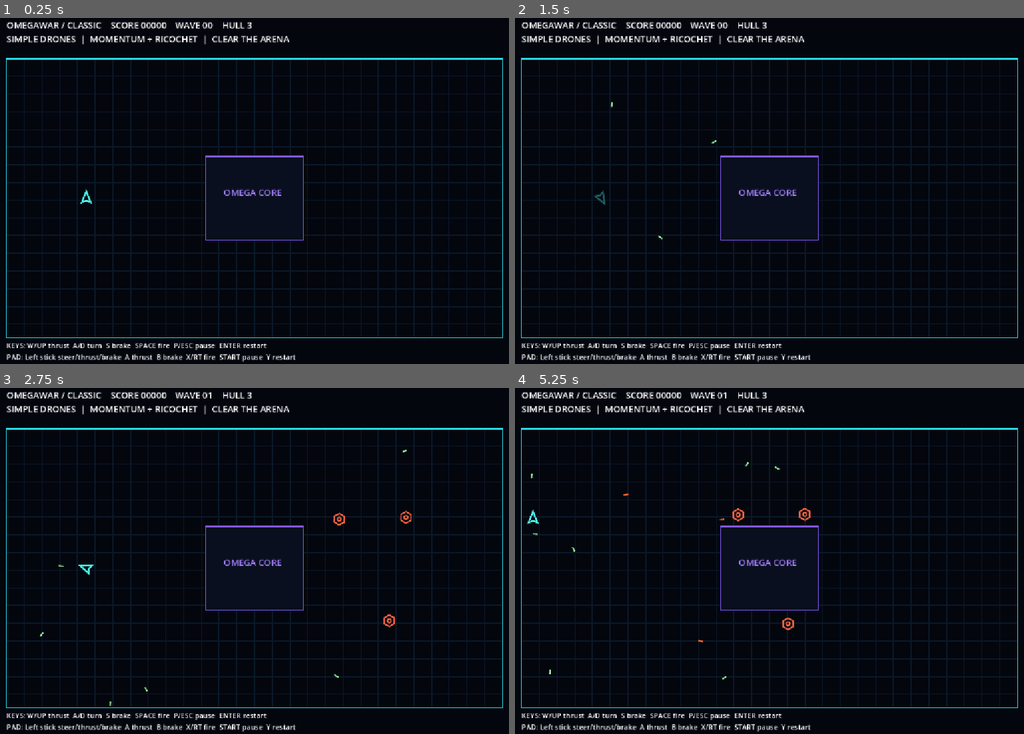
Above: before the commit, frames 1-4 (two rows, left to right).
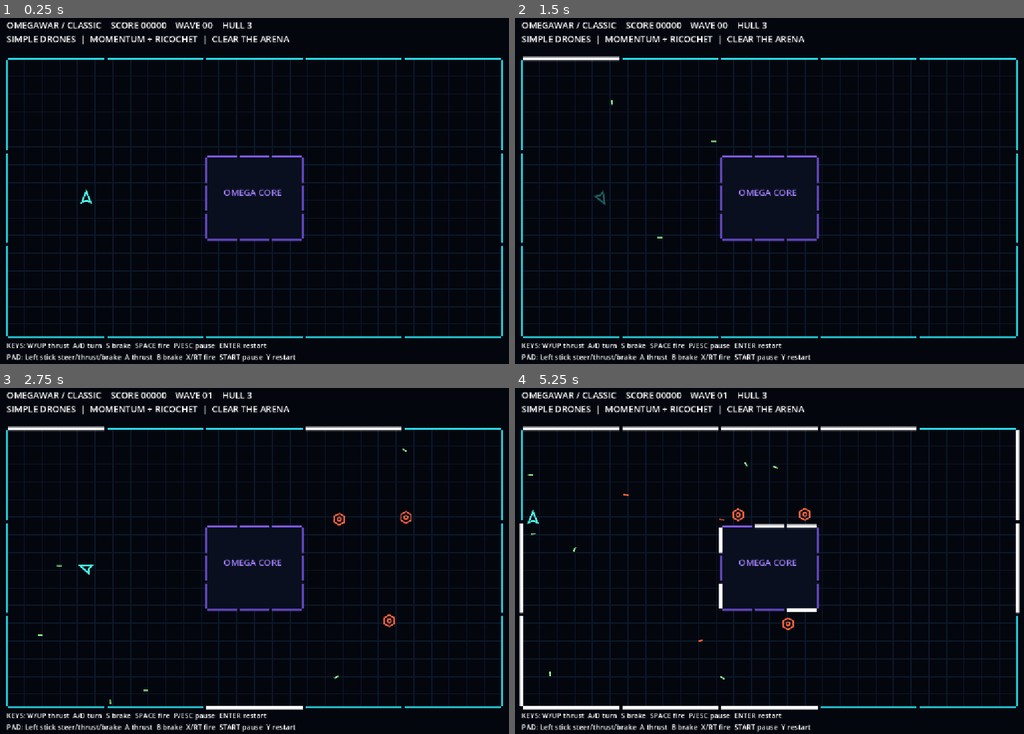
Above: after the commit, the same moments.

Repository: Jonty303/Project-OmegaWar
Game: Godot game, scene res://scenes/main.tscn
Same seed, same stepped clock (60 frames per second), same inputs: the game is played once before the commit and once after it.
Inputs:
- Up to frame 1 (0.25 s): no input
- Up to frame 2 (1.5 s): tap Enter (restart) at 0.5 s; hold D (turn_right) 0.53-1.28 s; hold Space (fire) 0.53-1.28 s; hold S (brake) from 1.28 s (still down); tap Space (fire) at 1.35 s
- Up to frame 3 (2.75 s): release S (brake) at 2.03 s; hold D (turn_right) from 2.03 s (still down); hold Space (fire) from 2.03 s (still down)
- Up to frame 4 (5.25 s): release D (turn_right) at 2.78 s; release Space (fire) at 2.78 s; hold W (thrust) 2.78-3.53 s; tap Space (fire) at 2.85, 4.35 s; hold Space (fire) 3.53-4.28 s; hold A (turn_left) 3.53-5.03 s; hold S (brake) from 5.03 s (still down); hold Space (fire) from 5.03 s (still down)

The runs differ from the first frame. In frame 1, 1.2% of the frame differs, in the area x 1-99%, y 11-93%; in frame 2, 1.5%; in frame 3, 2.1%; in frame 4, 4.0%, in the area x 0-100%, y 10-94%.

Commit message:
Segment arena walls and add directional shots with range disintegration

Diff:
--- a/scripts/arena.gd
+++ b/scripts/arena.gd
@@ -4,6 +4,94 @@
 
 const BOUNDS := Rect2(40, 110, 1120, 630)
 const CORE := Rect2(490, 330, 220, 190)
+const FLASH_SECONDS := 0.26
+
+signal wall_bounced(at: Vector2, speed: float)
+
+# Five sections along horizontal outer walls, three along vertical sides.
+# Segments also outline the central obstacle, each with independent flashes.
+var segments: Array[Dictionary] = []
+
+func _ready() -> void:
+	build_sections()
+
+func add_sections(a: Vector2, b: Vector2, count: int, inner: bool) -> void:
+	for i in range(count):
+		var start: Vector2 = a.lerp(b, float(i) / float(count))
+		var finish: Vector2 = a.lerp(b, float(i + 1) / float(count))
+		var tangent: Vector2 = (finish - start).normalized()
+		segments.append({
+			"a": start + tangent * 4.0,
+			"b": finish - tangent * 4.0,
+			"inner": inner,
+			"flash": 0.0
+		})
+
+func build_sections() -> void:
+	segments.clear()
+	var a: Vector2 = BOUNDS.position
+	var c: Vector2 = BOUNDS.end
+	add_sections(a, Vector2(c.x, a.y), 5, false)
+	add_sections(Vector2(c.x, a.y), c, 3, false)
+	add_sections(c, Vector2(a.x, c.y), 5, false)
+	add_sections(Vector2(a.x, c.y), a, 3, false)
+	a = CORE.position
+	c = CORE.end
+	add_sections(a, Vector2(c.x, a.y), 3, true)
+	add_sections(Vector2(c.x, a.y), c, 3, true)
+	add_sections(c, Vector2(a.x, c.y), 3, true)
+	add_sections(Vector2(a.x, c.y), a, 3, true)
+	queue_redraw()
+
+func reset_flashes() -> void:
+	for segment in segments:
+		segment["flash"] = 0.0
+	queue_redraw()
+
+func advance_flashes(delta: float) -> void:
+	var changed := false
+	for segment in segments:
+		var remaining: float = segment["flash"]
+		if remaining > 0.0:
+			segment["flash"] = maxf(0.0, remaining - delta)
+			changed = true
+	if changed:
+		queue_redraw()
+
+func flash_nearest(at: Vector2) -> void:
+	var best := -1
+	var best_distance := INF
+	for i in range(segments.size()):
+		var segment := segments[i]
+		var nearest: Vector2 = Geometry2D.get_closest_point_to_segment(at, segment["a"], segment["b"])
+		var distance: float = at.distance_squared_to(nearest)
+		if distance < best_distance:
+			best_distance = distance
+			best = i
+	if best >= 0:
+		segments[best]["flash"] = FLASH_SECONDS
+		queue_redraw()
+
+func wall_contact(next: Vector2, radius: float, x_axis: bool, travel: float) -> Vector2:
+	if x_axis:
+		if next.x <= BOUNDS.position.x + radius:
+			return Vector2(BOUNDS.position.x, next.y)
+		if next.x >= BOUNDS.end.x - radius:
+			return Vector2(BOUNDS.end.x, next.y)
+		var edge_x: float = CORE.position.x if travel > 0.0 else CORE.end.x
+		return Vector2(edge_x, next.y)
+	if next.y <= BOUNDS.position.y + radius:
+		return Vector2(next.x, BOUNDS.position.y)
+	if next.y >= BOUNDS.end.y - radius:
+		return Vector2(next.x, BOUNDS.end.y)
+	var edge_y: float = CORE.position.y if travel > 0.0 else CORE.end.y
+	return Vector2(next.x, edge_y)
+
+func register_bounce(next: Vector2, radius: float, x_axis: bool, travel: float, speed: float, debris: bool) -> void:
+	var at: Vector2 = wall_contact(next, radius, x_axis, travel)
+	flash_nearest(at)
+	if debris and speed >= 25.0:
+		wall_bounced.emit(at, speed)
 
 func blocked(point: Vector2, radius: float = 0.0) -> bool:
 	return not BOUNDS.grow(-radius).has_point(point) or CORE.grow(radius).has_point(point)
@@ -14,11 +102,13 @@
 	for step in range(steps):
 		var next := body.position + Vector2(velocity.x * delta / steps, 0)
 		if blocked(next, radius):
+			register_bounce(next, radius, true, velocity.x, absf(velocity.x), true)
 			velocity.x *= -0.7
 		else:
 			body.position = next
 		next = body.position + Vector2(0, velocity.y * delta / steps)
 		if blocked(next, radius):
+			register_bounce(next, radius, false, velocity.y, absf(velocity.y), true)
 			velocity.y *= -0.7
 		else:
 			body.position = next
@@ -29,21 +119,27 @@
 	# Shots lose no speed during a bounce, but expire after a few ricochets.
 	var steps := maxi(1, int(ceil(shot.velocity.length() * delta / 4.0)))
 	for step in range(steps):
+		var starting_position: Vector2 = shot.position
 		if shot.bounces_left <= 0:
 			return
 		var dt := delta / steps
 		var proposed: Vector2 = shot.position + Vector2(shot.velocity.x * dt, 0)
 		if blocked(proposed, Projectile.HIT_RADIUS):
+			register_bounce(proposed, Projectile.HIT_RADIUS, true, shot.velocity.x, absf(shot.velocity.x), false)
 			shot.velocity.x = -shot.velocity.x
+			shot.sync_visual_heading()
 			shot.bounces_left -= 1
 		else:
 			shot.position = proposed
 		proposed = shot.position + Vector2(0, shot.velocity.y * dt)
 		if blocked(proposed, Projectile.HIT_RADIUS):
+			register_bounce(proposed, Projectile.HIT_RADIUS, false, shot.velocity.y, absf(shot.velocity.y), false)
 			shot.velocity.y = -shot.velocity.y
+			shot.sync_visual_heading()
 			shot.bounces_left -= 1
 		else:
 			shot.position = proposed
+		shot.distance_travelled += starting_position.distance_to(shot.position)
 
 func segment_hits_rect(from: Vector2, to: Vector2, rect: Rect2) -> bool:
 	# Rect2 has no intersects_segment() method in Godot 4.5.
@@ -111,8 +207,13 @@
 		draw_line(Vector2(x, 110), Vector2(x, 740), Color(0.04, 0.10, 0.16))
 	for y in range(110, 741, 40):
 		draw_line(Vector2(40, y), Vector2(1160, y), Color(0.04, 0.10, 0.16))
-	draw_rect(BOUNDS, Color(0.15, 0.85, 0.9), false, 3)
 	draw_rect(CORE, Color(0.035, 0.06, 0.12))
-	draw_rect(CORE, Color(0.5, 0.35, 0.95), false, 3)
+	for segment in segments:
+		var base := Color(0.5, 0.35, 0.95) if segment["inner"] else Color(0.15, 0.85, 0.9)
+		var flash: float = clampf(float(segment["flash"]) / FLASH_SECONDS, 0.0, 1.0)
+		var bright: Color = base.lerp(Color(1.0, 1.0, 1.0), flash)
+		if flash > 0.0:
+			draw_line(segment["a"], segment["b"], Color(bright.r, bright.g, bright.b, flash * 0.28), 10.0, true)
+		draw_line(segment["a"], segment["b"], bright, 3.0 + flash * 2.0, true)
 	draw_rect(CORE.grow(-12), Color(0.25, 0.18, 0.5), false, 1)
 	draw_string(ThemeDB.fallback_font, Vector2(530, 420), "OMEGA CORE", HORIZONTAL_ALIGNMENT_LEFT, -1, 20, Color(0.65, 0.5, 1))
--- /dev/null
+++ b/scripts/impact_particles.gd
@@ -0,0 +1,34 @@
+extends Node2D
+
+# Small independent debris cloud. Never modifies a ship's outline or opacity.
+const DURATION := 0.42
+var remaining := DURATION
+var fragments: Array[Dictionary] = []
+
+func configure(tint: Color, amount: int = 8, energy: float = 1.0) -> void:
+	fragments.clear()
+	for i in range(amount):
+		var direction := Vector2.from_angle(randf_range(0.0, TAU))
+		fragments.append({
+			"direction": direction,
+			"speed": randf_range(30.0, 95.0) * clampf(energy, 0.5, 2.0),
+			"length": randf_range(2.0, 5.0),
+			"color": tint.lerp(Color(1.0, 0.85, 0.55), randf_range(0.0, 0.55))
+		})
+	queue_redraw()
+
+func advance(delta: float) -> bool:
+	remaining = maxf(0.0, remaining - delta)
+	queue_redraw()
+	return remaining <= 0.0
+
+func _draw() -> void:
+	var age: float = DURATION - remaining
+	var opacity: float = remaining / DURATION
+	for fragment in fragments:
+		var direction: Vector2 = fragment["direction"]
+		var start: Vector2 = direction * float(fragment["speed"]) * age
+		var length: float = float(fragment["length"]) * opacity
+		var tint: Color = fragment["color"]
+		tint.a = opacity
+		draw_line(start, start + direction * length, tint, 1.8, true)
--- a/scripts/projectile.gd
+++ b/scripts/projectile.gd
@@ -1,11 +1,45 @@
 extends Node2D
 
 const HIT_RADIUS := 3.0
+const MAX_RANGE := 1150.0
+const DISSOLVE_SECONDS := 0.34
+
 var velocity := Vector2.ZERO
+var visual_heading := Vector2.RIGHT
 var hostile := false
 var lifetime := 3.2
 var bounces_left := 4
+var distance_travelled := 0.0
+var dissolving := false
+var dissolve_remaining := DISSOLVE_SECONDS
+
+func sync_visual_heading() -> void:
+	if velocity.length_squared() > 0.001:
+		visual_heading = velocity.normalized()
+	queue_redraw()
+
+func begin_disintegrate() -> void:
+	if dissolving:
+		return
+	sync_visual_heading()
+	dissolving = true
+	dissolve_remaining = DISSOLVE_SECONDS
+	queue_redraw()
+
+func step_disintegration(delta: float) -> bool:
+	dissolve_remaining = maxf(0.0, dissolve_remaining - delta)
+	queue_redraw()
+	return dissolve_remaining <= 0.0
 
 func _draw() -> void:
-	var color := Color(1.0, 0.4, 0.2) if hostile else Color(0.6, 1.0, 0.6)
-	draw_line(-velocity.normalized() * 7.0, velocity.normalized() * 2.5, color, 2, true)
+	var base := Color(1.0, 0.4, 0.2) if hostile else Color(0.6, 1.0, 0.6)
+	if dissolving:
+		var progress: float = 1.0 - dissolve_remaining / DISSOLVE_SECONDS
+		for i in range(6):
+			var angle: float = TAU * float(i) / 6.0 + (0.25 if hostile else 0.0)
+			var direction := Vector2.from_angle(angle)
+			var centre: Vector2 = direction * (2.0 + progress * (8.0 + float(i % 3) * 4.0))
+			var color := Color(base.r, base.g, base.b, (1.0 - progress) * 0.85)
+			draw_line(centre - visual_heading * (2.0 - progress), centre + visual_heading * (2.0 - progress), color, 1.6, true)
+		return
+	draw_line(-visual_heading * 7.0, visual_heading * 2.5, base, 2.0, true)
